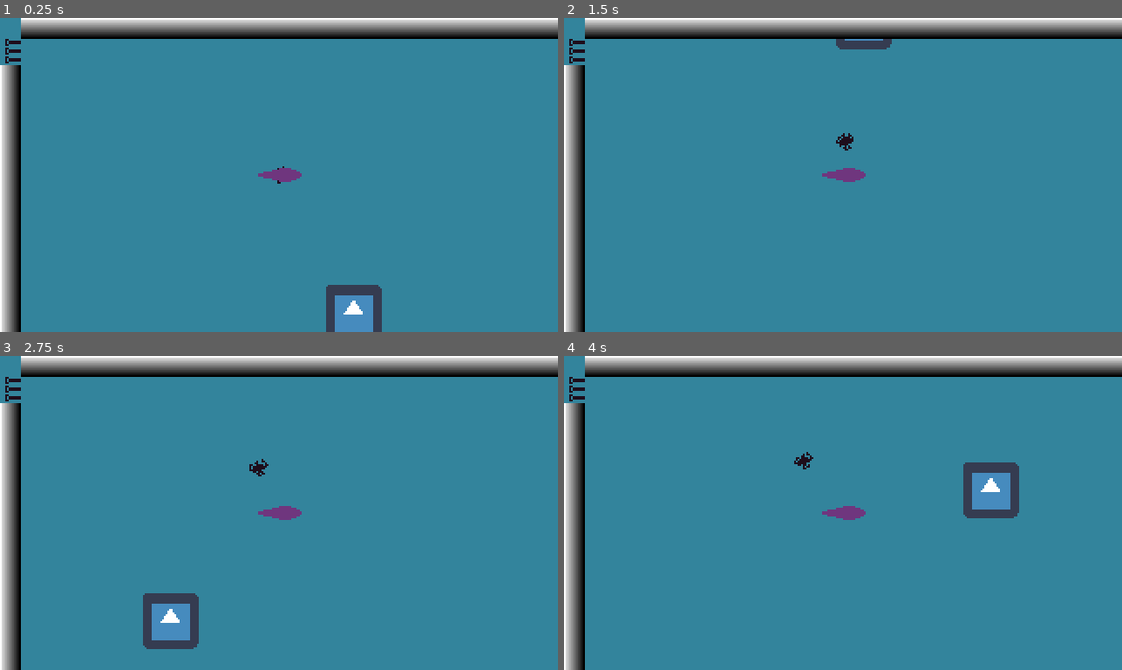
Above: before the commit, frames 1-4 (two rows, left to right).
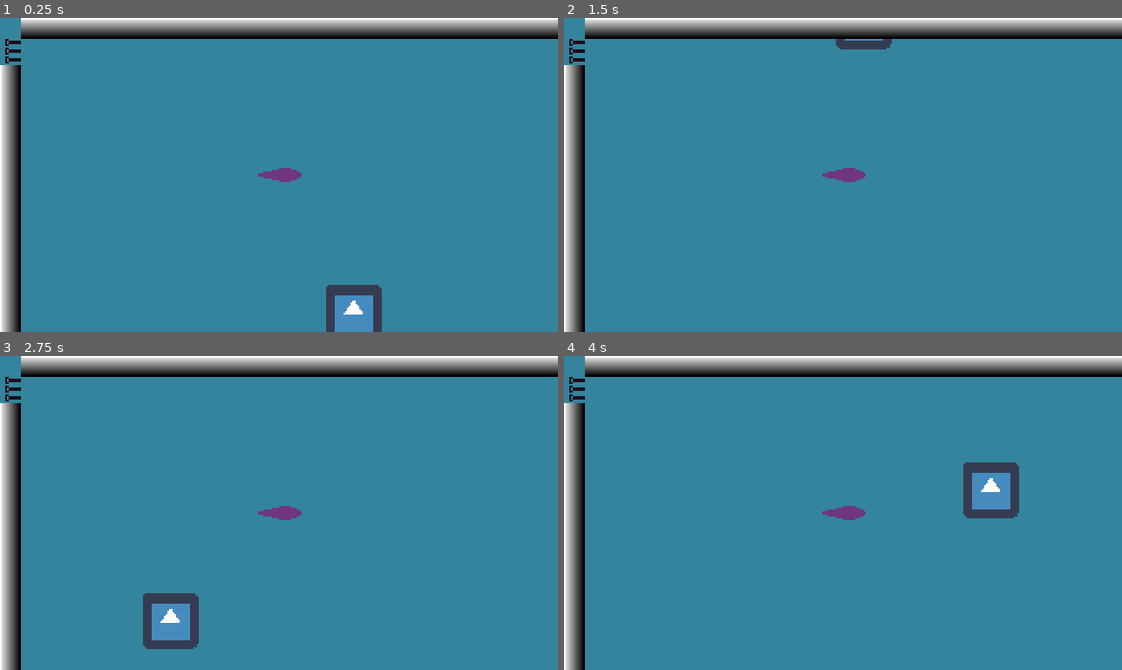
Above: after the commit, the same moments.

Repository: Scribble-Sheep/Shipgame
Game: Godot game, scene res://World.tscn
Two runs of this game, one before a commit and one after it. Both use one fixed random seed, a clock stepped at 60 frames per second and the inputs below. The engine's default icon, where the game draws it, is replaced by a stand-in: a white triangle on a blue panel in a dark square.
Inputs (mouse positions are in pixels of both pictures, inside the frame that each line leads up to):
- Up to frame 1 (0.25 s): no input
- Up to frame 2 (1.5 s): click (854, 27) at 0.5 s; click (854, 27) at 1.25 s
- Up to frame 3 (2.75 s): click (11, 538) at 2 s
- Up to frame 4 (4 s): click (575, 538) at 2.75 s; click (854, 365) at 3.5 s

The runs differ from the first frame. In frame 1, less than 0.1% of the frame differs, in the area x 49-51%, y 47-53%; in frame 2, less than 0.1%, in the area x 48-52%, y 36-43%; in frame 3, less than 0.1%; in frame 4, less than 0.1%.

Commit message:
Move some procs around, set up custom torpedo signal begin moving firing procs to torpedo manager. set up a custom signal on torpedo and subscribe to it on creation. create placeholder findValidTorpedo function.

Diff:
--- a/Code/Torpedo.gd
+++ b/Code/Torpedo.gd
@@ -2,6 +2,8 @@
 extends KinematicBody2D
 
 export var speed: int = 20
+
+signal torpedoDie
 
 var torpedoIndicator = null
 var velocity: Vector2 = Vector2.ZERO
@@ -17,9 +19,6 @@
 
 # Called every frame. 'delta' is the elapsed time since the previous frame.
 func _physics_process(delta):
-	if (Input.is_action_just_pressed("fire")):
-		velocity = calculate_velocity(get_local_mouse_position(), origin, speed, delta)
-
 	hit = move_and_collide(velocity)
 	if (hit and hit.collider.has_method("takeDamage")):
 		hit.collider.takeDamage()
@@ -33,6 +32,7 @@
 
 func self_destruct():
 	print("I SHOULD BE DEAAAAAAD", position)
+	emit_signal("torpedoDie", self)
 	pass
 
 
--- a/Code/TorpedoManager.gd
+++ b/Code/TorpedoManager.gd
@@ -14,4 +14,19 @@
 	for i in Indicators.size():
 		var _torpedo = torpedoScene.instance()
 		_torpedo.torpedoIndicator = Indicators[i]
-		add_child(_torpedo)
+		_torpedo.connect("torpedoDie", self, "haha")
+
+func _process(delta):
+	if (Input.is_action_just_pressed("fire")):
+		print("FIRE")
+
+
+func haha(instance):
+	print ("haha you died, ", instance)
+
+func findValidTorpedo(torpedoArray):
+	for torpedo in torpedoArray:
+		pass #find torpedo that's not in scene and is loaded.
+
+#if (Input.is_action_just_pressed("fire")):
+	#velocity = calculate_velocity(get_local_mouse_position(), origin, speed, delta)
